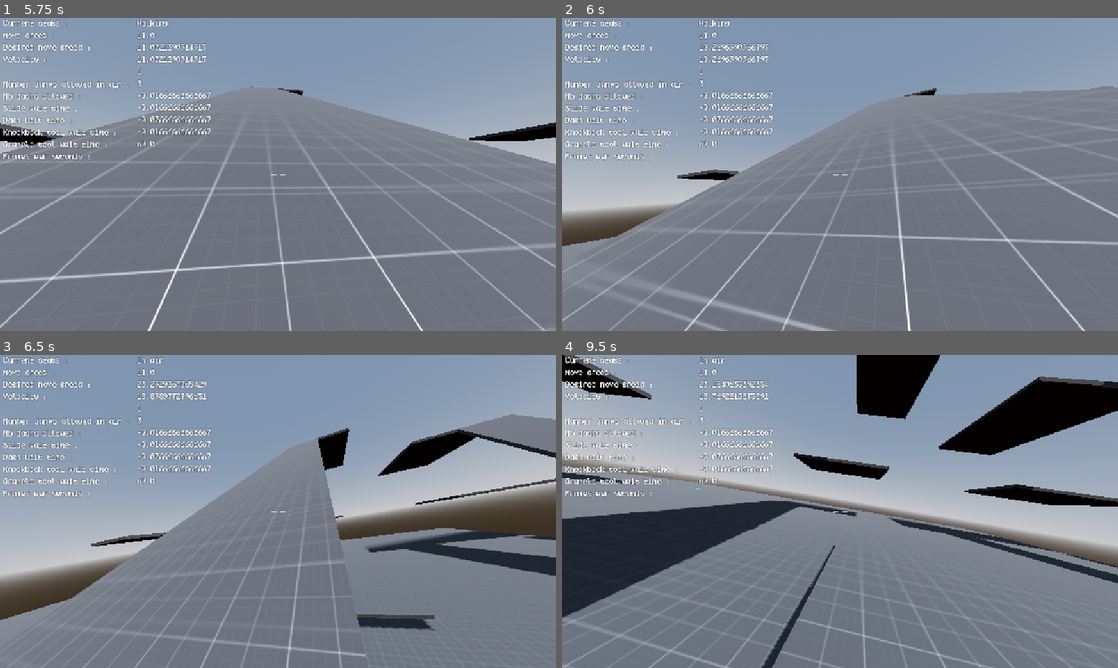
Above: before the commit, frames 1-4 (two rows, left to right).
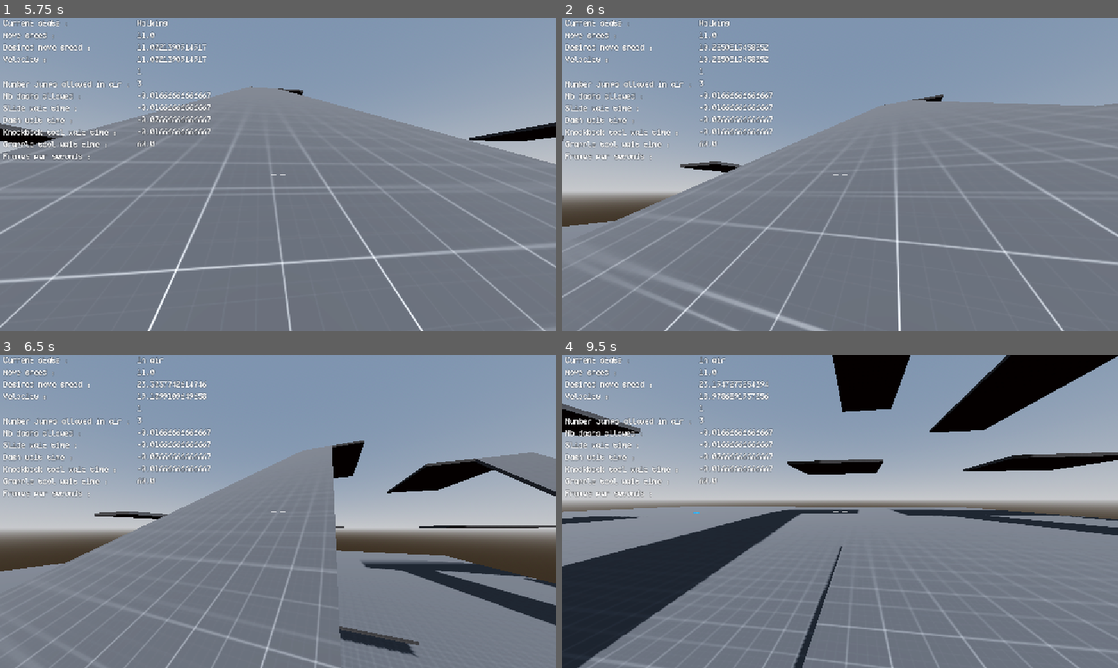
Above: after the commit, the same moments.

Repository: 100-Devs-1-Game/KYRO
Game: Godot game, scene res://Scenes/TemplateMapScene.tscn
Two runs of this game, one before a commit and one after it. Both use one fixed random seed, a clock stepped at 60 frames per second and the inputs below.
Inputs (mouse positions are in pixels of both pictures, inside the frame that each line leads up to):
- Up to frame 1 (5.75 s): tap Enter at 0.5 s; move the mouse to (305, 174) at 0.52 s; hold W (moveForward) from 0.53 s (still down); tap Space (jump) at 0.77, 1.52, 3.02, 3.77, 4.52 s; move the mouse to (250, 174) at 1.27 s; move the mouse to (289, 168) at 2.02 s; move the mouse to (272, 180) at 2.77 s; move the mouse to (316, 177) at 3.52 s; move the mouse to (233, 171) at 4.27 s; move the mouse to (283, 174) at 5.02 s
- Up to frame 2 (6 s): move the mouse to (817, 168) at 5.77 s; release W (moveForward) at 5.78 s; hold D (moveRight) from 5.78 s (still down)
- Up to frame 3 (6.5 s): keep holding D (moveRight); tap Space (jump) at 6.02 s
- Up to frame 4 (9.5 s): move the mouse to (867, 511) at 6.52 s; release D (moveRight) at 6.53 s; hold W (moveForward) 6.53-8.78 s; tap Space (jump) at 6.77, 7.52, 9.02 s; move the mouse to (812, 511) at 7.27 s; move the mouse to (851, 505) at 8.02 s; move the mouse to (834, 517) at 8.77 s; hold A (moveLeft) from 8.78 s (still down)

Frame 1 is identical in both runs. In frame 2, 9.6% of the frame differs, in the area x 0-100%, y 8-100%; in frame 3, 25%; in frame 4, 34%, in the area x 0-100%, y 0-100%.

Commit message:
Disable camera tilt

Diff:
--- a/src/Scenes/PlayerCharacterScene.tscn
+++ b/src/Scenes/PlayerCharacterScene.tscn
@@ -214,8 +214,6 @@
 dashFOV = 150.0
 fovChangeSpeed = 4.0
 fovChangeSpeedWhenDash = 3.0
-camTiltRotationValue = 0.35
-camTiltRotationSpeed = 2.2
 shakeDuration = 0.35
 shakeFade = 6.0
 mouseInputSpeed = 2.0
